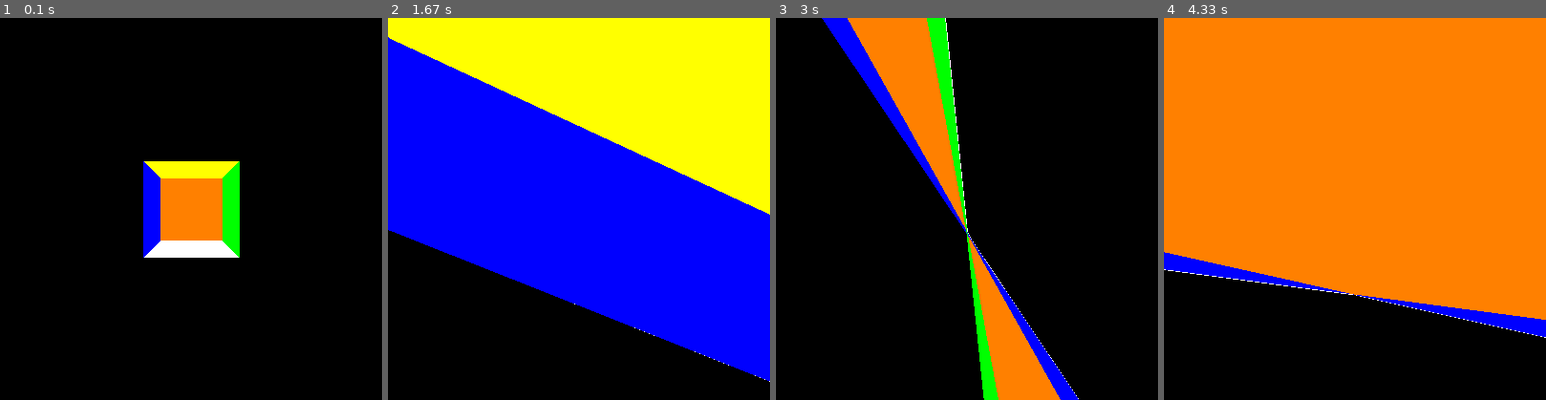
Above: before the commit, frames 1-4 (left to right).
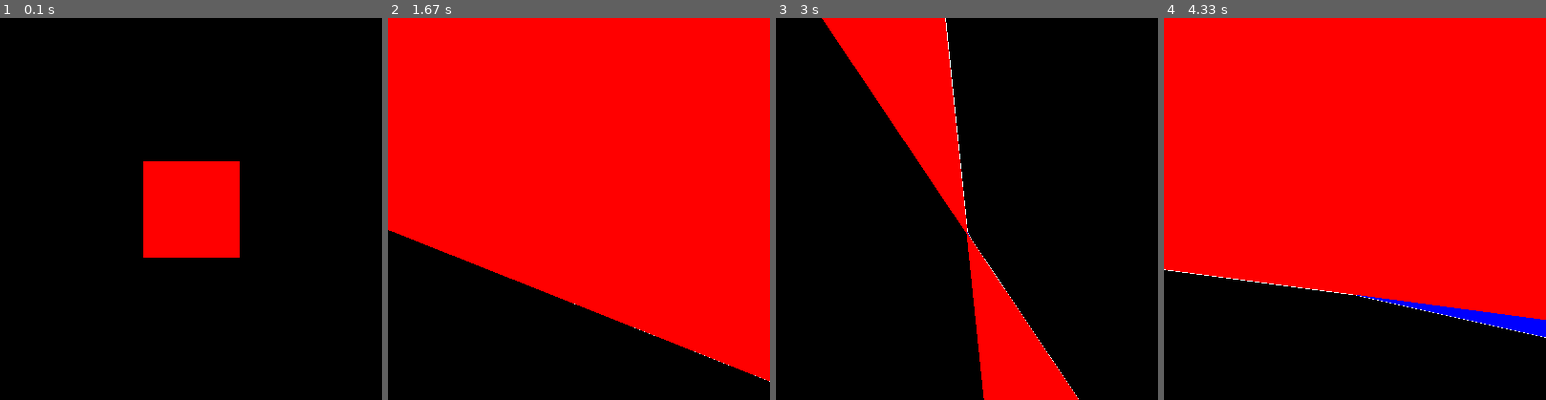
Above: after the commit, the same moments.

Repository: brccabral/Pygame_3DGraphics_Scratch
Game: pygame game, started from main.py
Two runs of this game, one before a commit and one after it. Both use one fixed random seed, a clock stepped at 60 frames per second and the inputs below.
Inputs (mouse positions are in pixels of both pictures, inside the frame that each line leads up to):
- Up to frame 1 (0.1 s): no input
- Up to frame 2 (1.67 s): hold D 0.33-0.8 s; move the mouse to (563, 224) at 0.37 s; hold W 0.83-1.13 s; move the mouse to (701, 197) at 0.87 s; hold D 1.17-1.63 s; move the mouse to (579, 231) at 1.2 s
- Up to frame 3 (3 s): hold A 1.67-2.2 s; move the mouse to (875, 212) at 1.7 s; hold S 2.23-2.53 s; move the mouse to (1005, 293) at 2.27 s; hold A 2.57-2.97 s; move the mouse to (848, 300) at 2.6 s
- Up to frame 4 (4.33 s): hold W 3-3.37 s; move the mouse to (1408, 75) at 3.03 s; hold D 3.4-4.03 s; move the mouse to (1492, 342) at 3.43 s; hold S from 4.07 s (still down); move the mouse to (1400, 243) at 4.1 s

The runs differ from the first frame. In frame 1, 6.4% of the frame differs, in the area x 37-63%, y 37-63%; in frame 2, 75%, in the area x 0-100%, y 0-95%; in frame 3, 15%; in frame 4, 72%.

Commit message:
show cube faces in correct order

Diff:
--- a/main.py
+++ b/main.py
@@ -147,7 +147,8 @@
 
             face_list = []
             face_color = []
-            for face in self.faces:
+            depth = []
+            for i, face in enumerate(self.faces):
                 on_screen = False
                 for v in face:
                     # z coord of vert
@@ -157,9 +158,14 @@
                 if on_screen:
                     coords = [screen_coords[f] for f in face]
                     face_list.append(coords)
-                    face_color.append(self.colors[self.faces.index(face)])
-
-            for i, face in enumerate(face_list):
+                    face_color.append(self.colors[i])
+
+                    depth.append(
+                        sum(sum(vert_list[j][i] for j in face) ** 2 for i in range(3))
+                    )
+
+            order = sorted(range(len(face_list)), key=lambda i: depth[i], reverse=True)
+            for i in order:
                 pygame.draw.polygon(self.screen, face_color[i], face_list[i])
 
             pygame.display.flip()
